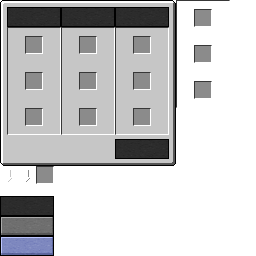
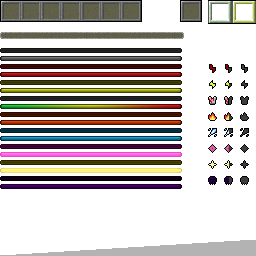
Layered file, before and after one edit (256×256). Changes by layer:
showed "InterfaceHUD" over [0, 0, 256, 256]
hid "InterfaceTalent", painted on it over [0, 0, 230, 256]
